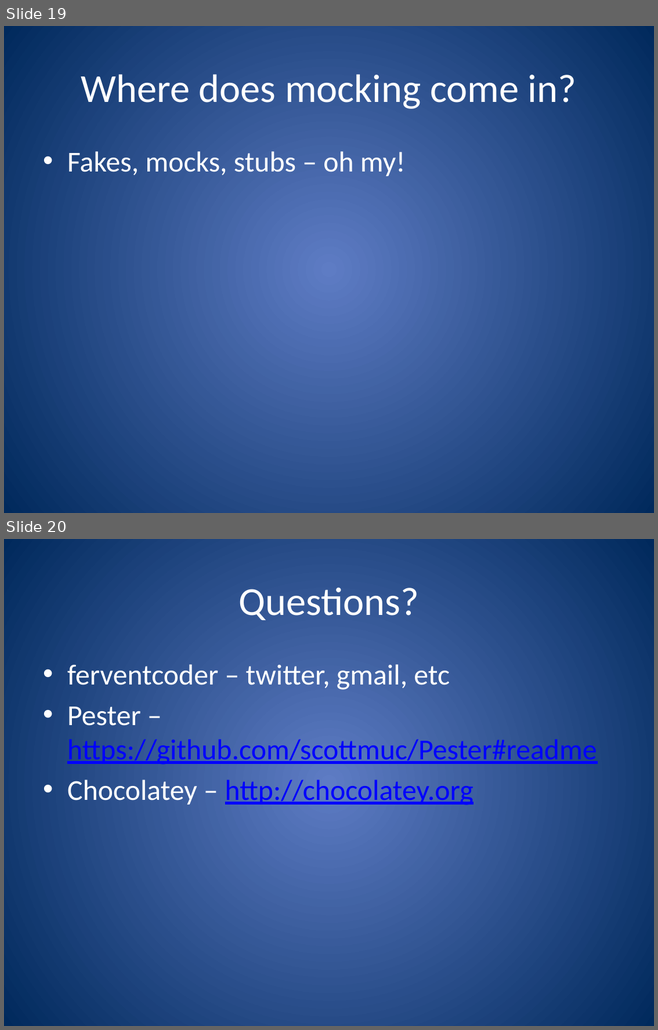
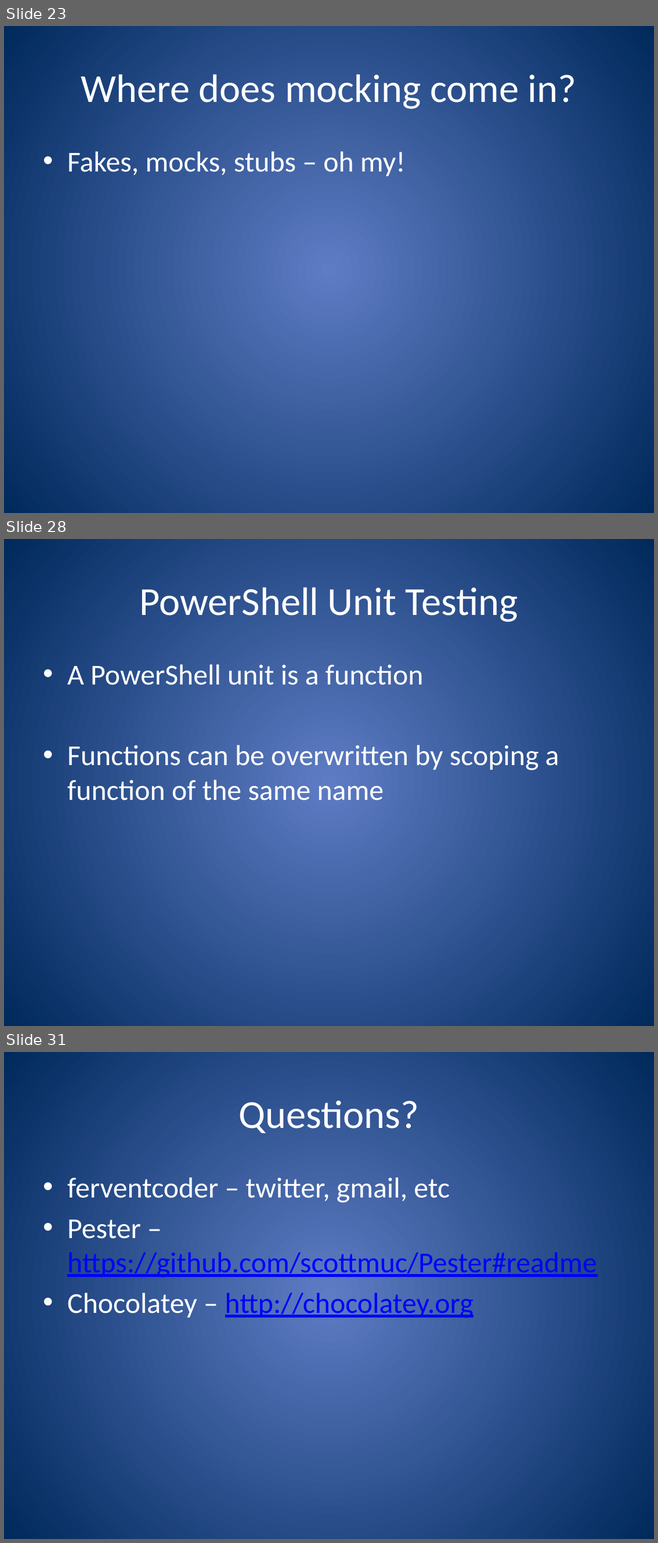
Before and after one commit to ferventcoder/presentations, a slide deck: dotNet/powershellbdd/AutomatedTestingForPowerShell.pptx. Shown one above the other, each under a label of ours: slides 19 and 20 before the commit, slides 23, 28 and 31 after it; the slides between them are not shown. The pictures are 658x1030 and 658x1543 pixels, drawn with LibreOffice and Linux fonts; fonts in the diff are those of the drawing. Boxes give left, top, right and bottom in pixels: in the first picture for what was removed or moved away, otherwise in the second. Text is boxed around its words. In the diff, an @@ line names an element or a change of style, - is before the commit and + after.

```diff
--- a/dotNet/powershellbdd/AutomatedTestingForPowerShell.pptx
+++ b/dotNet/powershellbdd/AutomatedTestingForPowerShell.pptx
@@ slide 28 added at <box>4,539,654,1026</box>, background gradient #5E7CC5 to #00295C @@
@@ title added at <box>140,587,518,622</box>, 44 pt, text #FFFFFF @@
+PowerShell Unit Testing
@@ text added at <box>67,664,559,801</box>, 32 pt, text #FFFFFF @@
+• A PowerShell unit is a function
+• Functions can be overwritten by scoping a function of the same name
@@ what was slide 19 is now slide 23 @@
@@ what was slide 20 is now slide 31 @@
```
Also in this commit, not shown: 7 slides changed, 11 other slides added, 1 slide removed.
